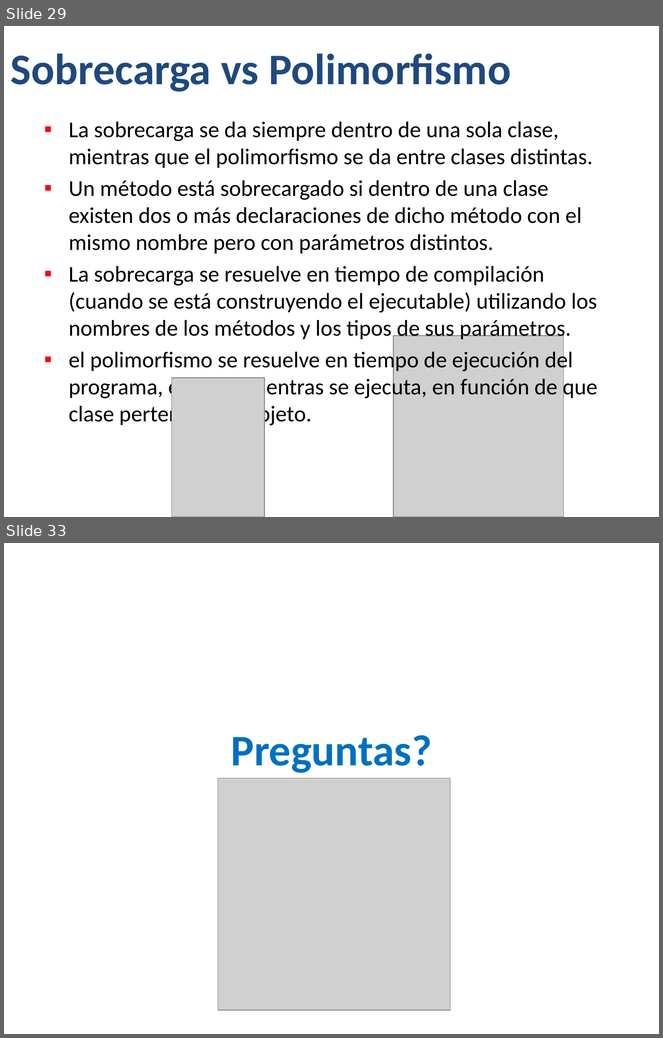
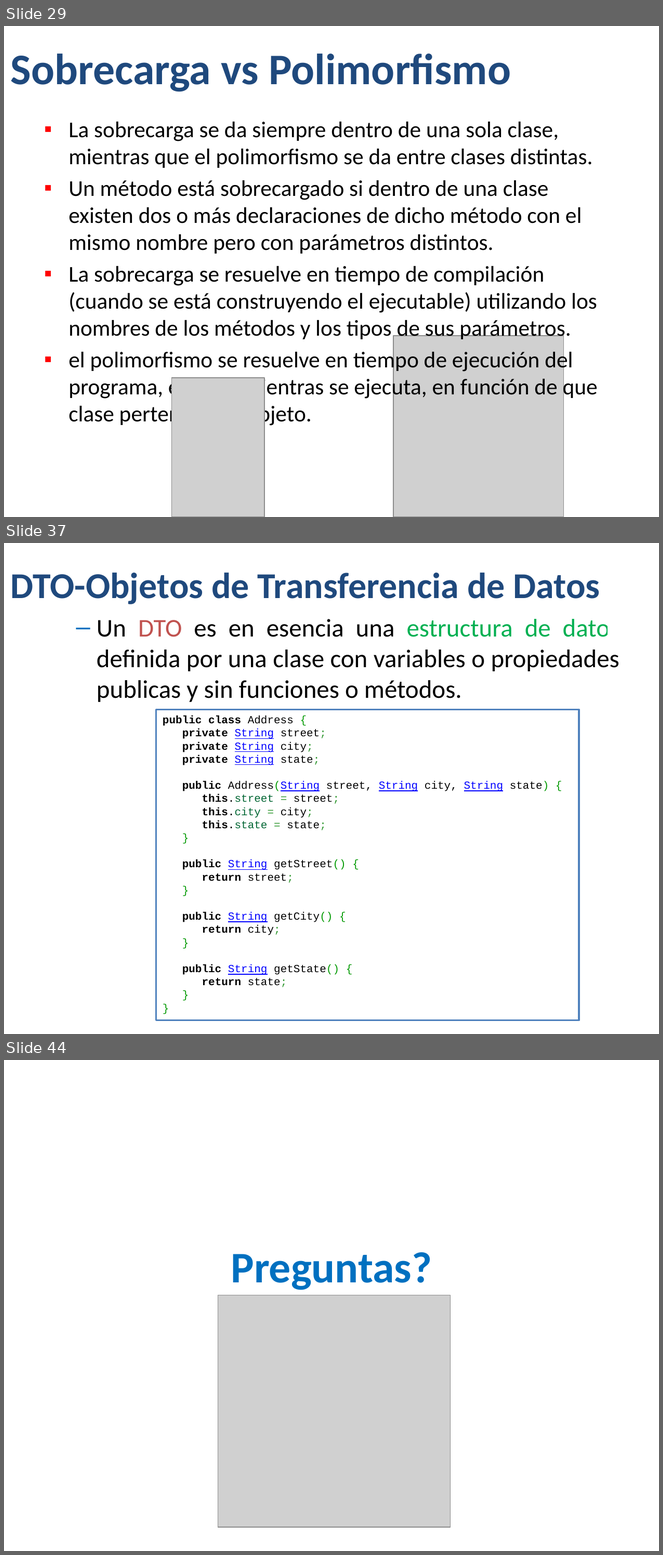
Before and after one commit to Jucer74/BackDevelopment, a slide deck: Classes/BackDev-03-Programación Orientada a Objetos.pptx. Shown one above the other, each under a label of ours: slides 29 and 33 before the commit, slides 29, 37 and 44 after it; the slides between them are not shown. The pictures are 663x1038 and 663x1555 pixels, drawn with LibreOffice and Linux fonts; fonts in the diff are those of the drawing; grey boxes stand for pictures; background and template pictures are left out. Boxes give left, top, right and bottom in pixels: in the first picture for what was removed or moved away, otherwise in the second. Text is boxed around its words. In the diff, an @@ line names an element or a change of style, - is before the commit and + after.

```diff
--- a/Classes/BackDev-03-Programación Orientada a Objetos.pptx
+++ b/Classes/BackDev-03-Programación Orientada a Objetos.pptx
@@ slide 37 added at (x1=4, y1=543, x2=659, y2=1034), background #FFFFFF @@
@@ title added at (x1=11, y1=573, x2=600, y2=604), 40 pt, text #1F497D, bold @@
+DTO-Objetos de Transferencia de Datos
@@ text added at (x1=97, y1=619, x2=620, y2=702), 28 pt, text #000000 @@
+  – Un DTO es en esencia una estructura de datos definida por una clase con variables o propiedades publicas y sin funciones o métodos.
@@ rectangle added at (x1=156, y1=709, x2=579, y2=1021), fill #FFFFFF, outline #4F81BD 2 pt, 12 pt, text #000000 @@
+public class Address {
+private String street;
+private String city;
+private String state;
+public Address(String street, String city, String state) {
+this.street = street;
+this.city = city;
+this.state = state;
+}
+public String getStreet() {
+return street;
+}
+public String getCity() {
+return city;
+}
+public String getState() {
+return state;
+}
+}
@@ what was slide 33 is now slide 44 @@
```
Also in this commit, not shown: 5 slides changed, 10 other slides added, 1 other file.
